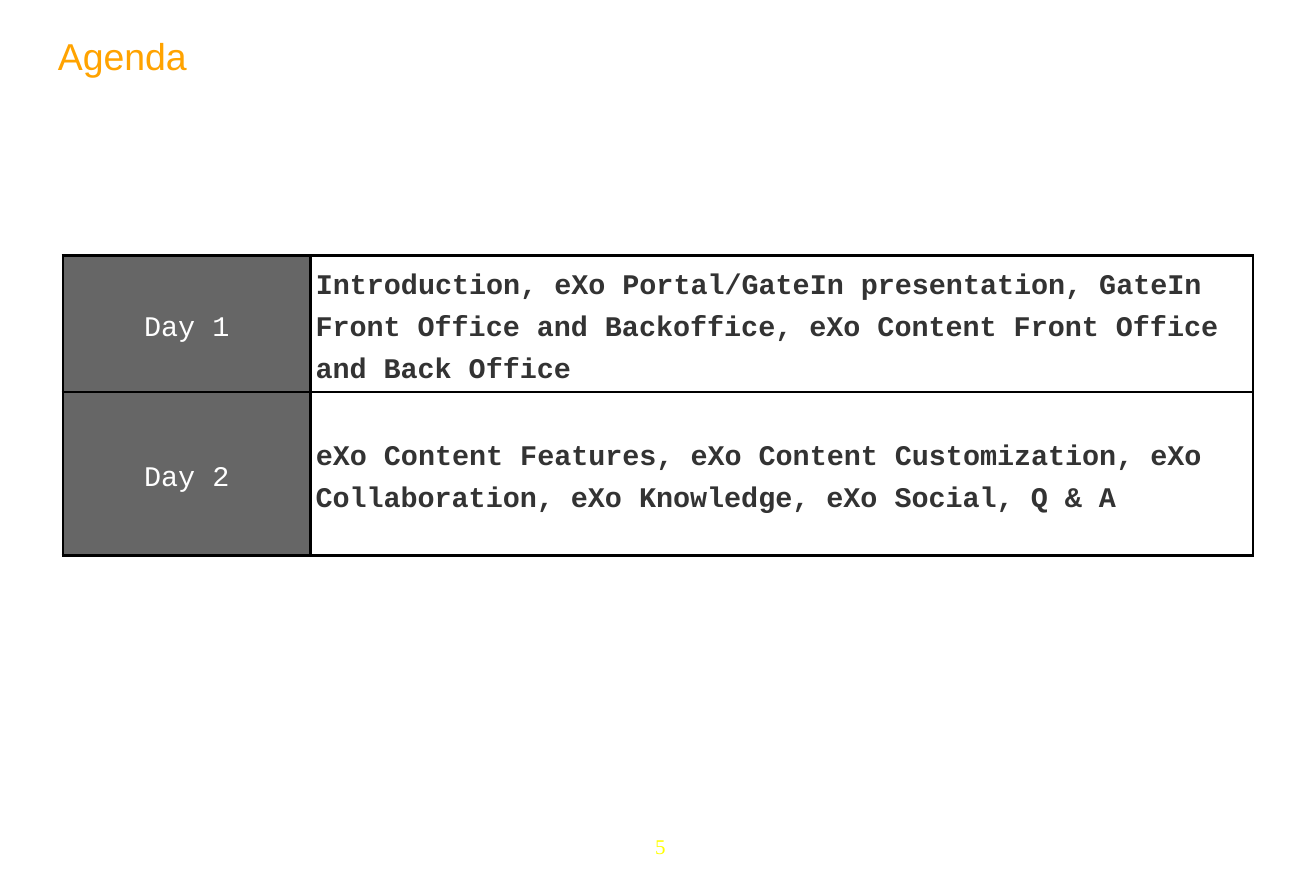
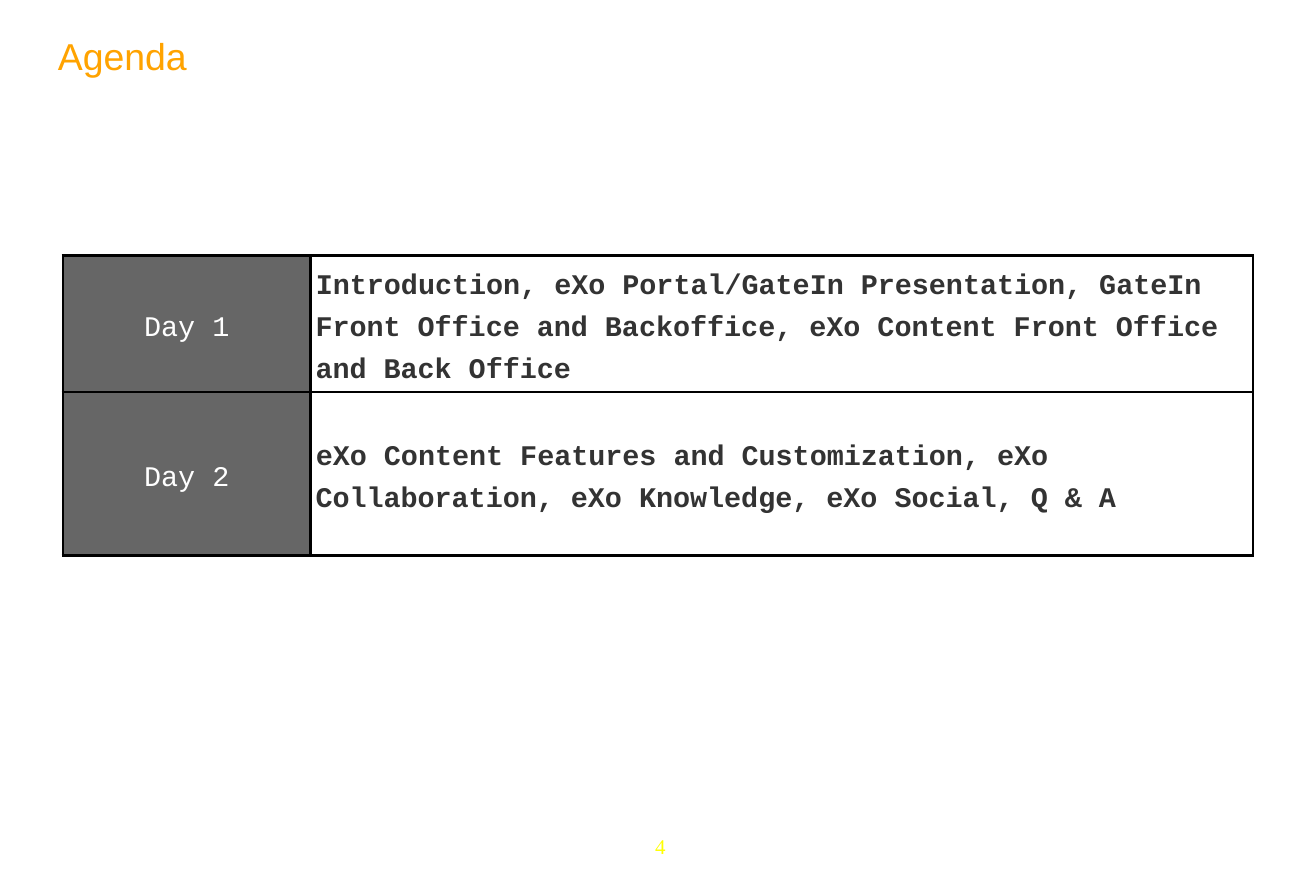
Before and after one commit to anhvurz90/training, a slide deck: slide 4 of slides/exo-fundamentals/en/010-General-Intro-XFund-en.pptx (slide 5 before the commit). Drawn at 1316x891 pixels with LibreOffice and Linux fonts; fonts in the diff are those of the drawing; background and template pictures are left out. Boxes give left, top, right and bottom in pixels: in the first picture for what was removed or moved away, otherwise in the second. Text is boxed around its words. In the diff, an @@ line names an element or a change of style, - is before the commit and + after.

```diff
--- a/slides/exo-fundamentals/en/010-General-Intro-XFund-en.pptx
+++ b/slides/exo-fundamentals/en/010-General-Intro-XFund-en.pptx
@@ table at (x1=63, y1=256, x2=1253, y2=557) @@
-row 1, column 2: Introduction, eXo Portal/GateIn presentation, GateIn Front Office and Backoffice, eXo Content Front Office and Back Office
+row 1, column 2: Introduction, eXo Portal/GateIn Presentation, GateIn Front Office and Backoffice, eXo Content Front Office and Back Office
-row 2, column 2: eXo Content Features, eXo Content Customization, eXo Collaboration, eXo Knowledge, eXo Social, Q & A
+row 2, column 2: eXo Content Features and Customization, eXo Collaboration, eXo Knowledge, eXo Social, Q & A
@@ page number at (x1=655, y1=840, x2=665, y2=854): text changed @@
-5
+4
```
Also in this commit, not shown: 2 other slides changed, 1 slide removed.
